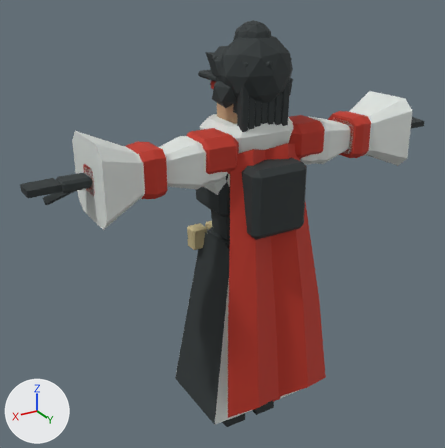
What one commit did to the Blender file assets-src/modular-character/modular-hero.blend.
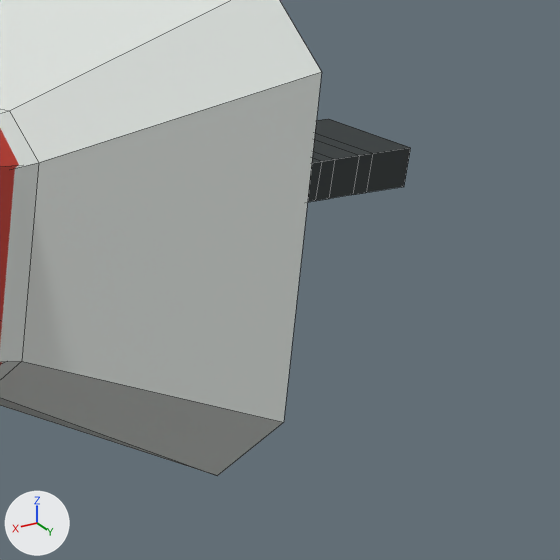
The first picture shows the older version from a 50 mm camera at (1.43, 2.17, 2.19) aimed at (0.1, -0.04, 1.08). The close-ups show the older and then the newer version on the part from 83% to 100% of the width and 23% to 40% of the height of that picture. Only the edits that show in the close-ups are written down. Arrows for +X, +Y and +Z are at lower left; the lights stay in place. The close-ups show mesh edges as thin lines.

Objects in the first close-up: 'Gauntlet.R', 'Mitten.DEF-f_middle.02.R', 'Mitten.DEF-f_middle.03.R', 'Sleeve.R' and 1 more.
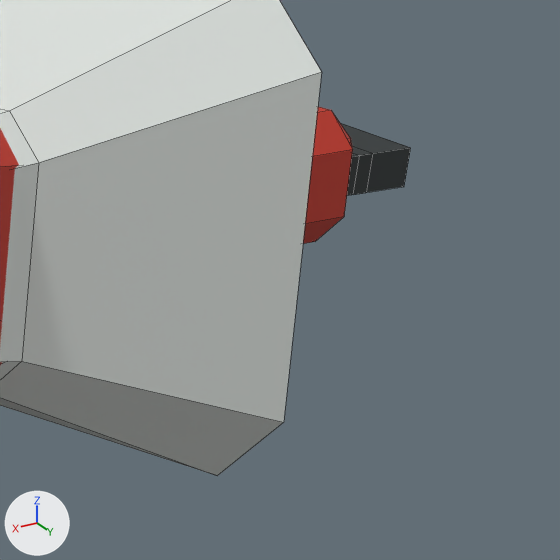
Diff of the bpy script that builds the scene:
```diff
--- a/assets-src/modular-character/modular-hero.blend.py
+++ b/assets-src/modular-character/modular-hero.blend.py
@@ me_cube_052 @@
+me_cube_052.from_pydata(...)  # 24 vertices, 26 faces; spans x -0.09..0.09, y -0.058..0.058, z -0.044..0.044
+me_cube_052.materials.append(mat_accent)  # red #bf3524
@@ ob_boxingglove_mitten_r @@
+ob_boxingglove_mitten_r = bpy.data.objects.new('BoxingGlove.mitten.R', me_cube_052)
+ob_boxingglove_mitten_r.location = (-0.8289, 0.0654, 1.4428)
```

Where the change shows, as pixel boxes [x1, y1, x2, y2] in the close-ups (560 x 560 px):
'BoxingGlove.mitten.R', added (red)
    after: [303, 107, 353, 244]
'Mitten.DEF-f_middle.02.R', unchanged, covered by the edit
    before: [312, 139, 372, 201]
    after: [347, 146, 372, 196]
